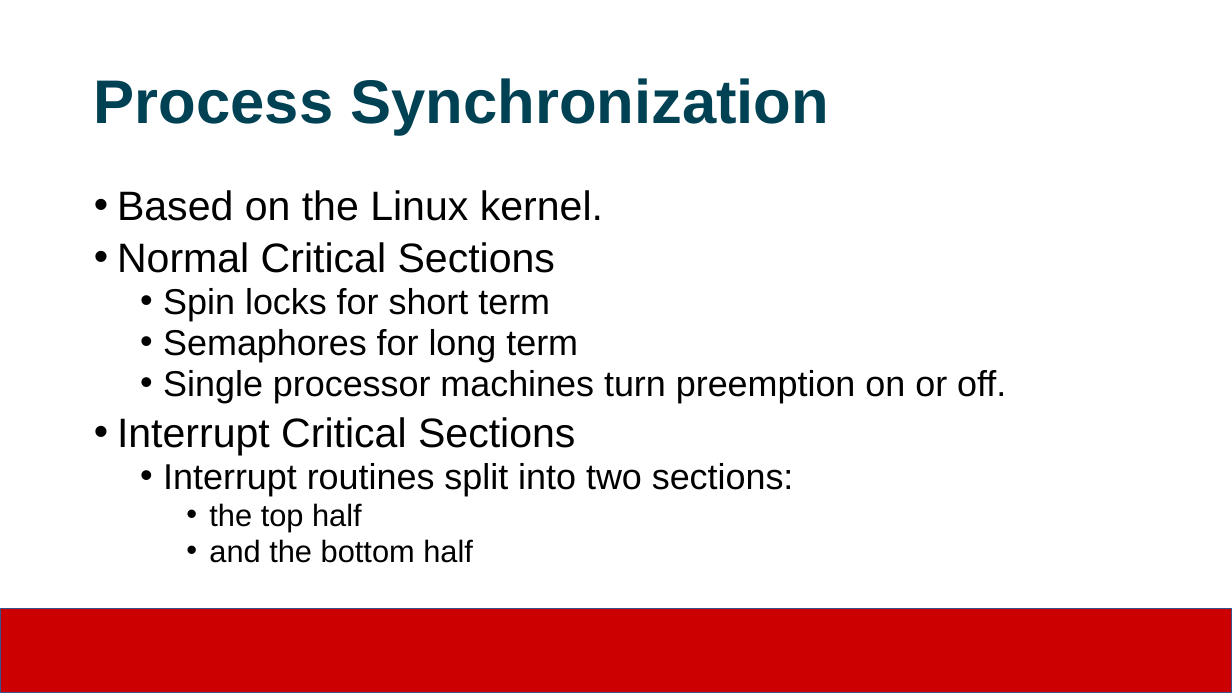
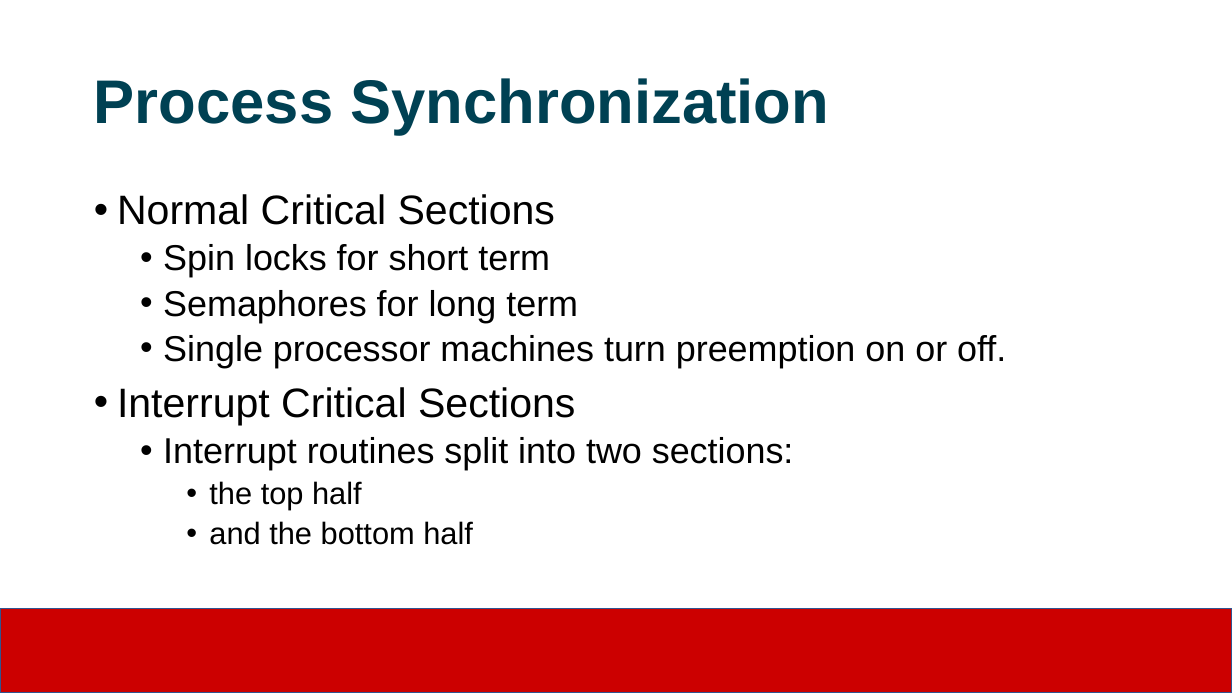
Before and after one commit to JimmyJHickey/Rambunctious-Homunculi, a slide deck: slide 7 of reports/RedHat_Presentation.pptx. Drawn at 1232x693 pixels with LibreOffice and Linux fonts; fonts in the diff are those of the drawing; background and template pictures are left out. Boxes give left, top, right and bottom in pixels: in the first picture for what was removed or moved away, otherwise in the second. Text is boxed around its words. In the diff, an @@ line names an element or a change of style, - is before the commit and + after.

Commit message:
Updated presentation

```diff
--- a/reports/RedHat_Presentation.pptx
+++ b/reports/RedHat_Presentation.pptx
@@ text "Normal Critical Sections" at [117, 194, 1006, 545]: line spacing 0.8 to 0.9 @@
@@ text at [117, 190, 603, 221]: paragraph removed @@
-• Based on the Linux kernel.
```
Also in this commit, not shown: 7 other files.
